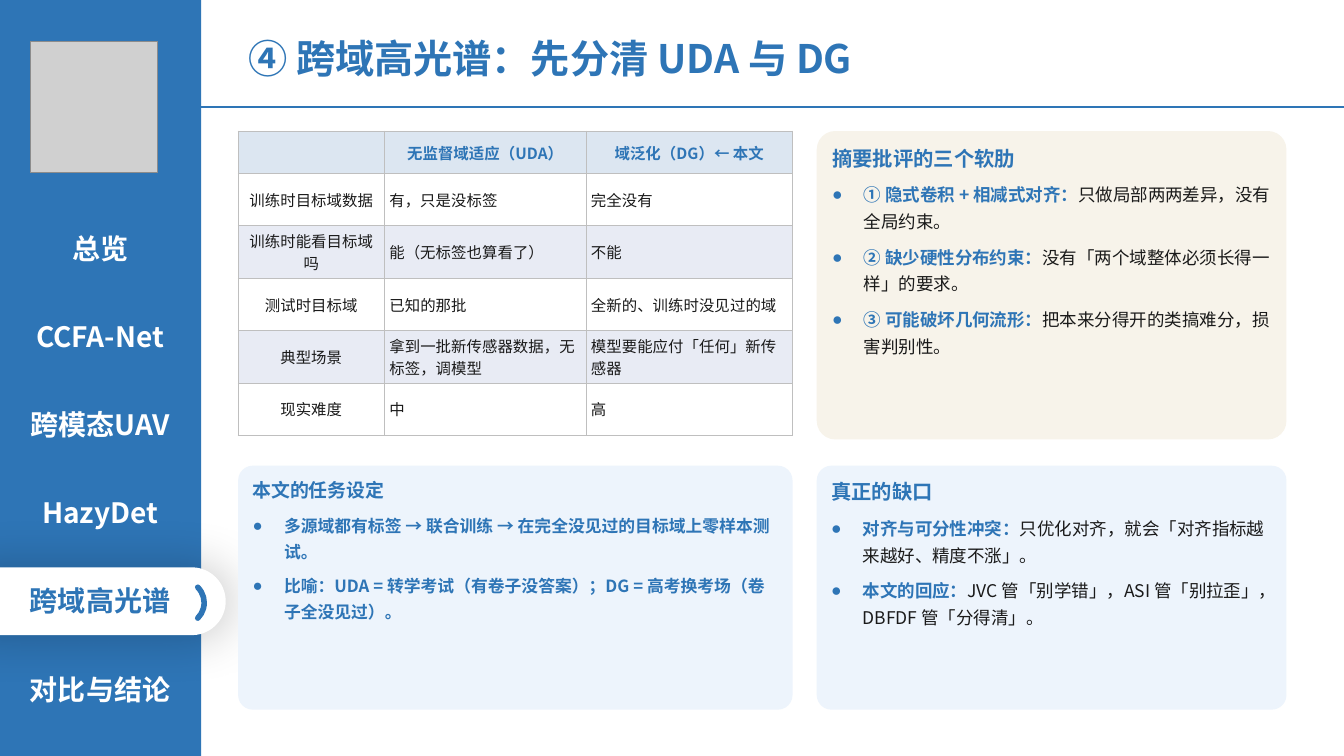
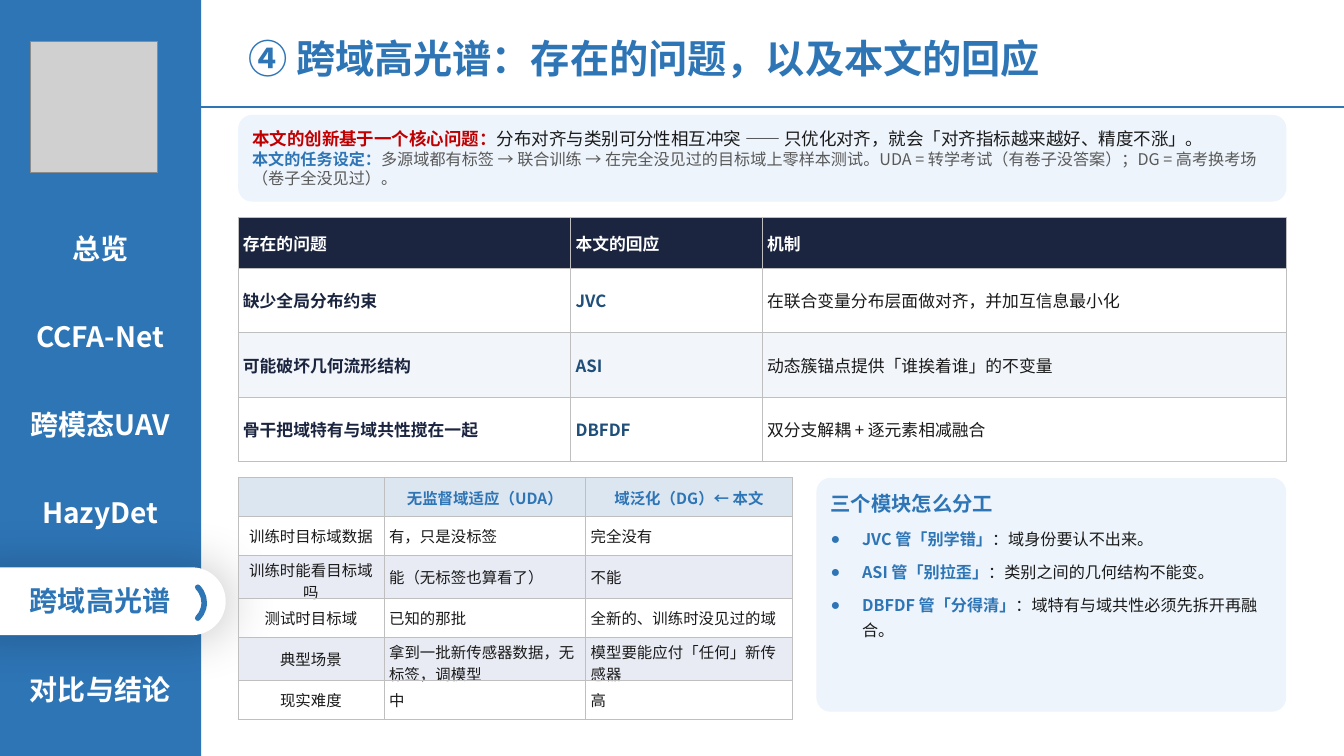
Before and after one commit to 139876/paper-notes, a slide deck: slide 13 of 论文精读/3-HazyDet精读/附件/四篇论文-组会汇报.pptx (slide 14 before the commit). Drawn at 1344x756 pixels with LibreOffice and Linux fonts; fonts in the diff are those of the drawing; grey boxes stand for pictures. Boxes give left, top, right and bottom in pixels: in the first picture for what was removed or moved away, otherwise in the second. Text is boxed around its words. In the diff, an @@ line names an element or a change of style, - is before the commit and + after.

```diff
--- a/论文精读/3-HazyDet精读/附件/四篇论文-组会汇报.pptx
+++ b/论文精读/3-HazyDet精读/附件/四篇论文-组会汇报.pptx
@@ text at <box>248,39,1040,78</box>: text changed @@
-④ 跨域高光谱：先分清 UDA 与 DG
+④ 跨域高光谱：存在的问题，以及本文的回应
@@ rounded rectangle "本文的创新基于一个核心问题：分布对齐与类别可分性相互冲突 —— 只优化对齐，就会「对齐指标越来越好、精度不涨」。": place and size @@
-rounded rectangle "本文的创新基于一个核心问题：分布对齐与类别可分性相互冲突 —— 只优化对齐，就会「对齐指标越来越好、精度不涨」。" at <box>238,466,792,710</box>
+rounded rectangle "本文的创新基于一个核心问题：分布对齐与类别可分性相互冲突 —— 只优化对齐，就会「对齐指标越来越好、精度不涨」。" at <box>238,115,1287,202</box>
@@ rounded rectangle "本文的创新基于一个核心问题：分布对齐与类别可分性相互冲突 —— 只优化对齐，就会「对齐指标越来越好、精度不涨」。" at <box>238,115,1287,202</box>: vertical alignment top to middle; proportions changed @@
@@ text in rounded rectangle at <box>252,130,1257,186</box>: text changed; size 12 to 11.5 pt; text colour #2E75B6 to #595959; bold off @@
-本文的任务设定
-● 多源域都有标签 → 联合训练 → 在完全没见过的目标域上零样本测试。
-● 比喻：UDA = 转学考试（有卷子没答案）；DG = 高考换考场（卷子全没见过）。
+本文的创新基于一个核心问题：分布对齐与类别可分性相互冲突 —— 只优化对齐，就会「对齐指标越来越好、精度不涨」。
+本文的任务设定：多源域都有标签 → 联合训练 → 在完全没见过的目标域上零样本测试。UDA = 转学考试（有卷子没答案）；DG = 高考换考场（卷子全没见过）。
@@ rounded rectangle removed at <box>817,131,1287,440</box> @@
-摘要批评的三个软肋
-● ① 隐式卷积 + 相减式对齐：只做局部两两差异，没有全局约束。
-● ② 缺少硬性分布约束：没有「两个域整体必须长得一样」的要求。
-● ③ 可能破坏几何流形：把本来分得开的类搞难分，损害判别性。
@@ table added at <box>238,218,1287,462</box>, 4 rows, 3 columns @@
+存在的问题 | 本文的回应 | 机制
+缺少全局分布约束 | JVC | 在联合变量分布层面做对齐，并加互信息最小化
+可能破坏几何流形结构 | ASI | 动态簇锚点提供「谁挨着谁」的不变量
+骨干把域特有与域共性搅在一起 | DBFDF | 双分支解耦 + 逐元素相减融合
@@ table: place and size @@
-table at <box>238,131,792,440</box>
+table at <box>238,478,792,712</box>
@@ rounded rectangle "三个模块怎么分工": place and size @@
-rounded rectangle "三个模块怎么分工" at <box>817,466,1287,710</box>
+rounded rectangle "三个模块怎么分工" at <box>817,478,1287,712</box>
@@ text in rounded rectangle at <box>831,493,1258,638</box>: text changed; size 12.5 to 11.5 pt @@
-真正的缺口
-● 对齐与可分性冲突：只优化对齐，就会「对齐指标越来越好、精度不涨」。
-● 本文的回应：JVC 管「别学错」，ASI 管「别拉歪」，DBFDF 管「分得清」。
+三个模块怎么分工
+● JVC 管「别学错」：域身份要认不出来。
+● ASI 管「别拉歪」：类别之间的几何结构不能变。
+● DBFDF 管「分得清」：域特有与域共性必须先拆开再融合。
```
Also in this commit, not shown: 12 other slides changed, 1 slide removed.
